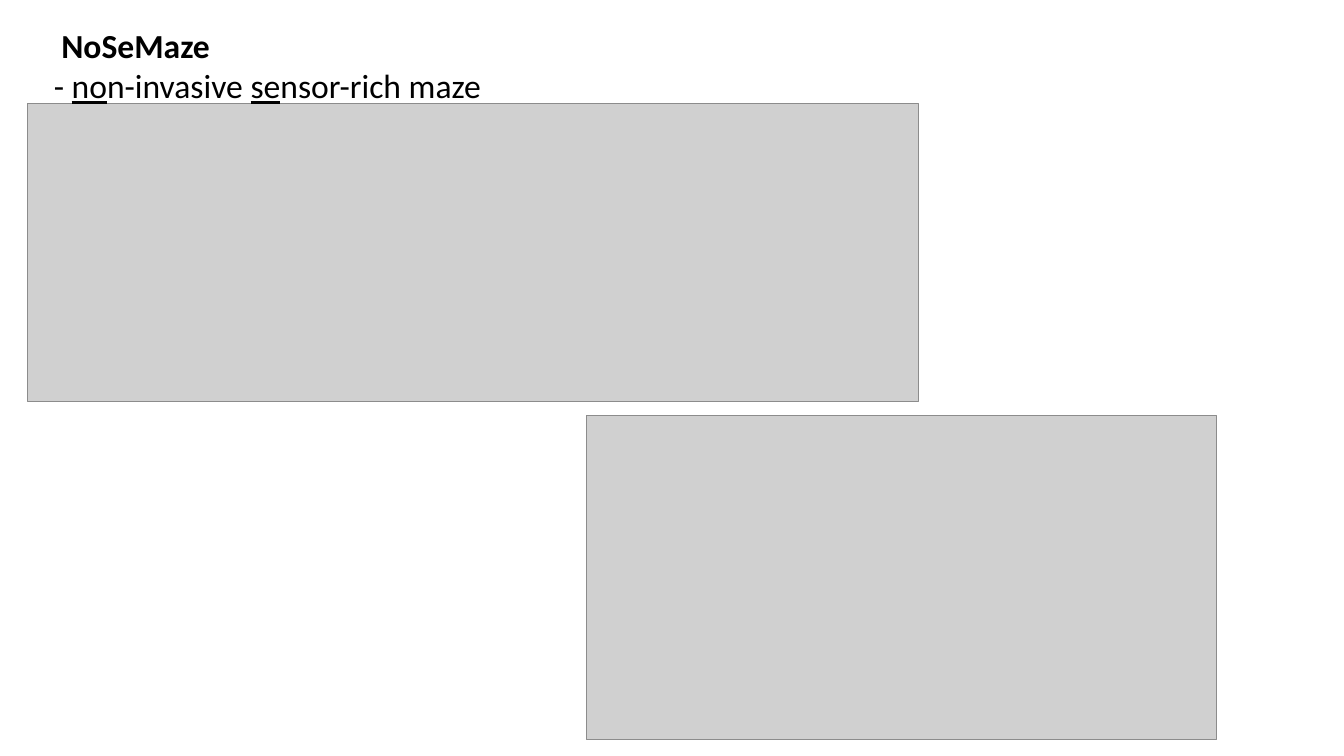
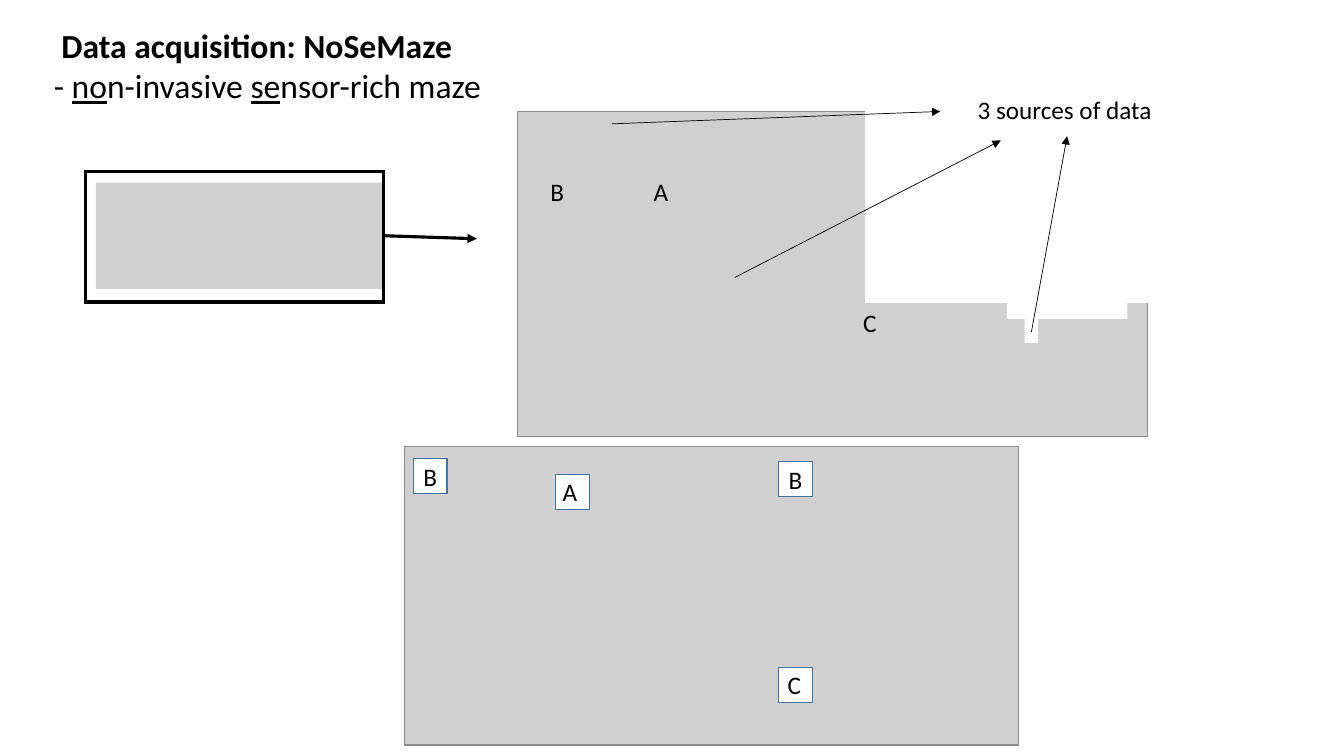
Before and after one commit to KelschLAB/NoSeMaze-stableRichClubs, a slide deck: slide 2 of plots/progress_report_27052025.pptx. Drawn at 1344x756 pixels with LibreOffice and Linux fonts; fonts in the diff are those of the drawing; grey boxes stand for pictures. Boxes give left, top, right and bottom in pixels: in the first picture for what was removed or moved away, otherwise in the second. Text is boxed around its words. In the diff, an @@ line names an element or a change of style, - is before the commit and + after.

Commit message:
powerpoint

```diff
--- a/plots/progress_report_27052025.pptx
+++ b/plots/progress_report_27052025.pptx
@@ text at (61,34,452,64): text changed @@
-NoSeMaze
+Data acquisition: NoSeMaze
@@ picture: place and size @@
-picture at (586,415,1217,740)
+picture at (517,112,1148,437)
@@ arrow added from (612, 124) to (941, 112), #000000 0.5 pt @@
@@ rectangle added at (866,112,1147,302), fill #FFFFFF, outline #FFFFFF 1 pt @@
@@ text added at (978,101,1151,120), 18 pt, text #000000 @@
+3 sources of data
@@ arrow added from (735, 277) to (1001, 140), #000000 0.5 pt @@
@@ arrow added from (1031, 333) to (1068, 136), #000000 0.5 pt @@
@@ rectangle added at (86,171,384,301), outline #000000 2.25 pt @@
@@ picture added at (96,182,384,288) @@
@@ text added at (550,185,564,201), 18 pt, text #000000 @@
+B
@@ text added at (654,185,669,201), 18 pt, text #000000 @@
+A
@@ arrow added from (384, 236) to (477, 239), #000000 2.25 pt @@
@@ rectangle added at (1007,259,1127,319), fill #FFFFFF @@
@@ text added at (863,315,876,332), 18 pt, text #000000 @@
+C
@@ rectangle added at (1024,314,1038,343), fill #FFFFFF @@
@@ picture: place and size @@
-picture at (28,103,920,401)
+picture at (405,447,1019,745)
@@ rectangle added at (413,459,448,494), fill #FFFFFF, outline #43739E 1 pt, 18 pt, text #000000 @@
+B
@@ rectangle added at (414,460,431,489), fill #A5A5A5, outline #7A7A7A 1 pt @@
@@ rectangle added at (556,475,590,510), fill #FFFFFF, outline #43739E 1 pt @@
@@ rectangle added at (778,462,813,497), fill #FFFFFF, outline #43739E 1 pt, 18 pt, text #000000 @@
+B
@@ rectangle added at (779,463,796,492), fill #A5A5A5, outline #7A7A7A 1 pt @@
@@ text added at (563,484,578,501), 18 pt, text #000000 @@
+A
@@ rectangle added at (778,667,813,703), fill #FFFFFF, outline #43739E 1 pt @@
@@ text added at (788,677,801,694), 18 pt, text #000000 @@
+C
```
Also in this commit, not shown: 1 other slide changed, 4 slides added, 10 other files.
